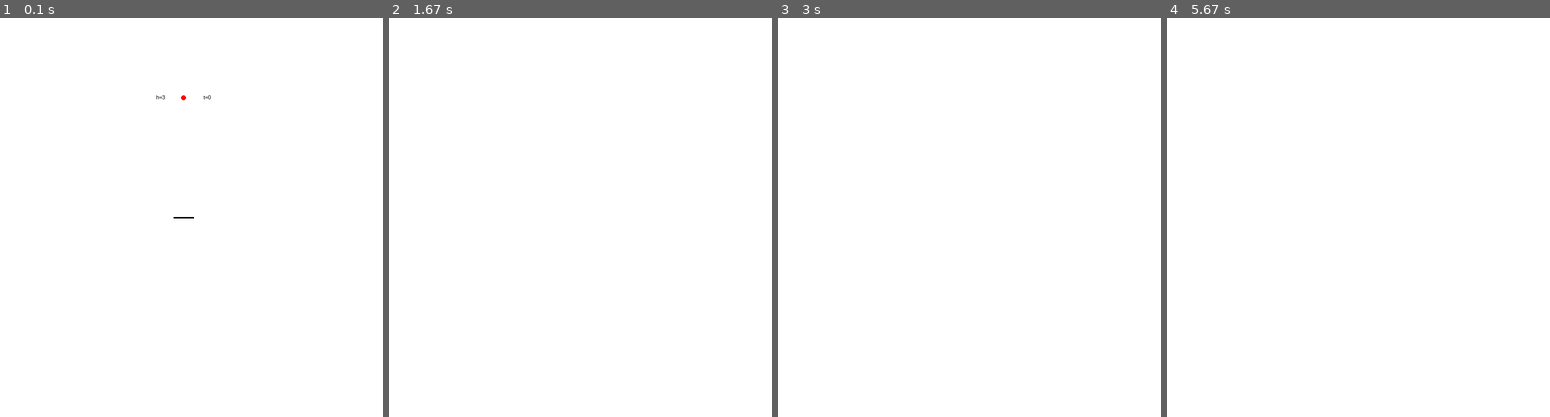
Above: before the commit, frames 1-4 (left to right).
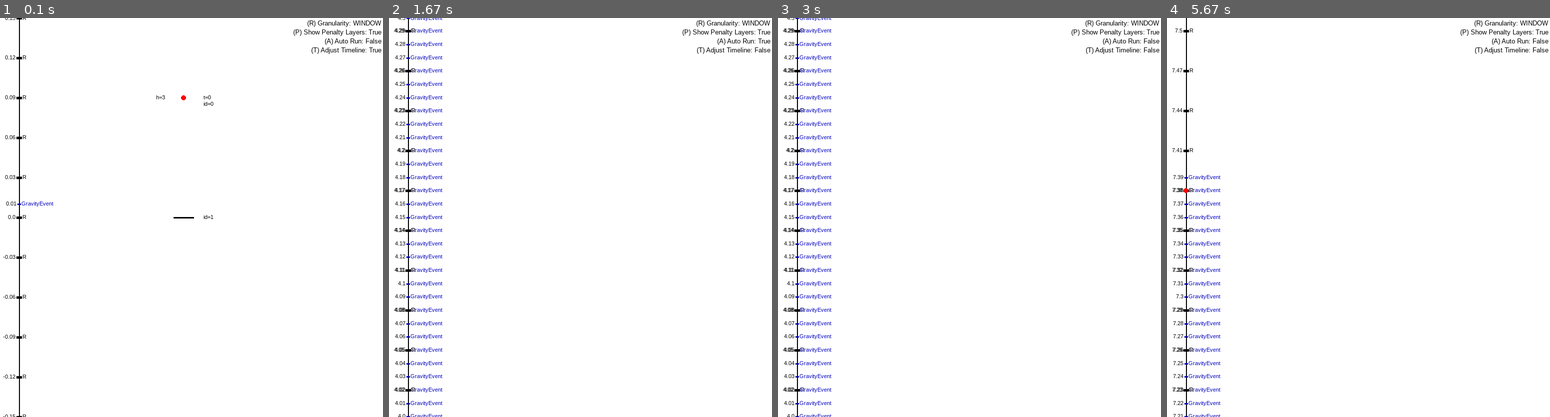
Above: after the commit, the same moments.

Repository: AlekseyPanas/GPUSPACM
Game: pygame game, started from OneDimensionalSPACM.py
Same seed, same stepped clock (60 frames per second), same inputs: the game is played once before the commit and once after it.
Inputs (mouse positions are in pixels of both pictures, inside the frame that each line leads up to):
- Up to frame 1 (0.1 s): no input
- Up to frame 2 (1.67 s): tap A at 0.33 s; press the mouse at (446, 313) at 0.7 s; move the mouse to (538, 193) at 0.8 s; release the mouse at (630, 77) at 0.93 s; tap Shift at 1 s; hold Right from 1.33 s (still down); tap T at 1.48 s
- Up to frame 3 (3 s): release Right at 1.8 s; hold A 2.33-2.97 s; hold Right 2.33-2.97 s
- Up to frame 4 (5.67 s): hold Right 3-3.63 s; tap T at 3.15, 4.82 s; hold Right 3.67-4.13 s; hold Right 4.17-4.63 s; hold Right 4.67-5.3 s; hold Right from 5.33 s (still down)

The runs differ from the first frame. In frame 1, 1.0% of the frame differs, in the area x 0-100%, y 0-100%; in frame 2, 2.5%; in frame 3, 2.5%, in the area x 1-100%, y 0-100%; in frame 4, 1.9%.

Commit message:
Add timeline view

Diff:
--- a/OneDimensionalSPACM.py
+++ b/OneDimensionalSPACM.py
@@ -90,11 +90,15 @@
 
 
 class Collidable:
+    next_id = 0
+
     def __init__(self, collision_stiffness: float, first_layer_thickness: float, x: float):
         self.r1 = collision_stiffness  # first penalty layer's collision stiffness
         self.n1 = first_layer_thickness
         self.init_x = x
         self.active_penalties: list[PenaltyEvent] = []
+        self.obj_id = Collidable.next_id
+        Collidable.next_id += 1
 
     def get_lth_thickness(self, l: int) -> float:
         return self.n1 * (l ** (-0.25))  # ACM paper section 4
@@ -170,6 +174,8 @@
                  penalty_timestep: float):
         assert len(particle_positions) == len(particle_velocities)
 
+        self.past_events: list[tuple[float, Event]] = []  # History for logging
+
         self.R = rollback_window_size
         self.penalty_timestep = penalty_timestep
 
@@ -213,6 +219,8 @@
                     pc.v = v1
 
                 heapq.heappush(self.eventQ, (te + e.h, e))  # Schedule next force event
+
+                self.past_events.append((te, e))  # Record processed event
 
                 yield YieldType.EVENT_FINISHED, self
 
@@ -336,21 +344,40 @@
                 yield YieldType.TIME_WINDOW_FINISHED, self
 
 
+@dataclass
+class Camera:
+    """
+    world_length_capture: the screen top to bottom captures this length in world space
+    world_center: The center of the screen maps to this world position
+    """
+    world_length_capture: float
+    world_center: float
+
+    def world_to_screen_space(self, screen_dim: float, world_pos: float):
+        """
+        Invert position to match pygame's screen space axes. Scales and positions based on camera
+
+        @param screen_dim: pygame screen height or width depending on which dimension you are plotting along
+        @param camera: camera object containing capture details
+        @param world_pos: world position of object
+        """
+        return (screen_dim / 2) - (((world_pos - self.world_center) / self.world_length_capture) * screen_dim)
+
+    def screen_to_world_space(self, screen_dim: float, screen_pos: float):
+        return self.world_center + ((((screen_dim / 2) - screen_pos) / screen_dim) * self.world_length_capture)
+
+
+def get_evenly_spaced_colors(num_colors: int):
+    return [tuple([int(val * 255) for val in colorsys.hsv_to_rgb(i * (359 / num_colors), 1, 1)] + [120])
+                  for i in range(num_colors)]  # Gets evenly spaced rainbow of colors for each penalty
+
+
 class PygameVisualizer:
-    @dataclass
-    class Camera:
-        """
-        world_length_capture: the screen top to bottom captures this length in world space
-        world_center: The center of the screen maps to this world position
-        """
-        world_length_capture: float
-        world_center: float
-
     def __init__(self, screen_size: tuple[int, int], sim: SPACM1DSim, zoom_multiplier: float = 1.1, movement_speed: float = 0.1):
         self.screen = pygame.display.set_mode(screen_size, pygame.DOUBLEBUF)
         self.clock = pygame.time.Clock()
         self.sim = sim
-        self.camera = PygameVisualizer.Camera(10, 0)
+        self.camera = Camera(10, 0)
         self.screen_size = screen_size
         self.move_speed = movement_speed
         self.zoom_mult = zoom_multiplier
@@ -359,42 +386,36 @@
         self.floor_line_thickness = 3
         self.penalty_line_thickness = 1
         self.font = pygame.font.SysFont("Arial", 11)
-
-    @staticmethod
-    def world_to_screen_space(screen_dim: float, camera: PygameVisualizer.Camera, world_pos: float):
-        """
-        Invert position to match pygame's screen space axes. Scales and positions based on camera
-
-        @param screen_dim: pygame screen height or width depending on which dimension you are plotting along
-        @param camera: camera object containing capture details
-        @param world_pos: world position of object
-        """
-        return (screen_dim / 2) - (((world_pos - camera.world_center) / camera.world_length_capture) * screen_dim)
+        self.settings_font = pygame.font.SysFont("Arial", 13)
+        self.timeline_renderer = TimelineVisualizer((self.screen_size[0] // 3, self.screen_size[1]), self.sim)
 
     def draw_wall(self, col: Collidable):
-        h = self.world_to_screen_space(self.screen_size[1], self.camera, col.get_latest_position())
+        h = self.camera.world_to_screen_space(self.screen_size[1], col.get_latest_position())
         center_x = self.screen_size[0] // 2
         pygame.draw.line(self.screen, (0, 0, 0), (center_x - self.floor_width, h), (center_x + self.floor_width, h), self.floor_line_thickness)
-
-    def draw_particle(self, snap: Snapshot):
+        text_name = self.font.render(f"id={col.obj_id}", True, (0, 0, 0))
+        self.screen.blit(text_name, (center_x + self.floor_width * 2, h - (text_name.get_height() / 2)))
+
+    def draw_particle(self, snap: Snapshot, particle_id: int):
         circle_pos = (self.screen_size[0] // 2,
-                            round(self.world_to_screen_space(self.screen_size[1], self.camera, snap.x)))
+                            round(self.camera.world_to_screen_space(self.screen_size[1], snap.x)))
         pygame.draw.circle(self.screen, (255, 0, 0), circle_pos, 5)
         text = self.font.render(f"t={round(snap.t, 3)}", True, (0, 0, 0))
         text_height = self.font.render(f"h={round(snap.x, 3)}", True, (0, 0, 0))
+        text_name = self.font.render(f"id={particle_id}", True, (0, 0, 0))
         self.screen.blit(text, (circle_pos[0] + self.floor_width * 2, circle_pos[1] - (text.get_height() / 2)))
+        self.screen.blit(text_name, (circle_pos[0] + self.floor_width * 2, circle_pos[1] + (text.get_height() / 2)))
         self.screen.blit(text_height, (circle_pos[0] - self.floor_width * 2 - text.get_width(), circle_pos[1] - (text.get_height() / 2)))
 
     def draw_penalties(self, col: Collidable):
         num_pen = len(col.active_penalties)
-        colors = [tuple([int(val * 255) for val in colorsys.hsv_to_rgb(i * (359 / num_pen), 1, 1)] + [120])
-                  for i in range(num_pen)]  # Gets evenly spaced rainbow of colors for each penalty
+        colors = get_evenly_spaced_colors(num_pen)  # Gets evenly spaced rainbow of colors for each penalty
 
         for i in range(num_pen):
             thickness = col.get_lth_thickness(col.active_penalties[i].layer)
-            top = self.world_to_screen_space(self.screen_size[1], self.camera, col.get_latest_position() + thickness)
-            ctr = self.world_to_screen_space(self.screen_size[1], self.camera, col.get_latest_position())
-            bot = self.world_to_screen_space(self.screen_size[1], self.camera, col.get_latest_position() - thickness)
+            top = self.camera.world_to_screen_space(self.screen_size[1], col.get_latest_position() + thickness)
+            ctr = self.camera.world_to_screen_space(self.screen_size[1], col.get_latest_position())
+            bot = self.camera.world_to_screen_space(self.screen_size[1], col.get_latest_position() - thickness)
 
             screen_ctr_x = self.screen_size[1] // 2
 
@@ -413,14 +434,19 @@
         dragging = None
         auto = False
         show_penalties = True
-        show_rollbacks = True
+        granularity = 0
+        is_dragging_timeline = False
+        do_adjust_timeline = True
 
         def step():
-            typ, _ = next(s)
             while True:
                 typ, _ = next(s)
-                if (typ == YieldType.TIME_WINDOW_FINISHED and not show_rollbacks) or \
-                        ((typ == YieldType.TIME_WINDOW_FINISHED or typ == YieldType.TIME_WINDOW_FINISHED_ROLLBACK) and show_rollbacks):
+                if (typ == YieldType.TIME_WINDOW_FINISHED and granularity == 0) or \
+                        ((typ == YieldType.TIME_WINDOW_FINISHED or typ == YieldType.TIME_WINDOW_FINISHED_ROLLBACK) and granularity == 1) or \
+                        (granularity == 2):
+                    # Auto adjust timeline to latest event
+                    if do_adjust_timeline:
+                        self.timeline_renderer.set_cam_world_center(self.sim.eventQ[0][0] - (self.timeline_renderer.cam.world_length_capture // 4))
                     break
 
         while running:
@@ -437,24 +463,39 @@
                     elif e.key == pygame.K_p:
                         show_penalties = not show_penalties
                     elif e.key == pygame.K_r:
-                        show_rollbacks = not show_rollbacks
+                        granularity = (granularity + 1) % 3
                     elif e.key == pygame.K_o:
                         for p in self.sim.particles:
                             plt.plot([s.x for s in p.previous_snapshots + p.current_snapshots])
                         plt.show()
+                    elif e.key == pygame.K_t:
+                        do_adjust_timeline = not do_adjust_timeline
 
                 elif e.type == pygame.MOUSEBUTTONDOWN:
                     if e.button == pygame.BUTTON_WHEELDOWN:
-                        self.camera.world_length_capture *= self.zoom_mult
+                        if pygame.key.get_pressed()[pygame.K_LSHIFT]:
+                            self.timeline_renderer.zoom(self.zoom_mult)
+                        else:
+                            self.camera.world_length_capture *= self.zoom_mult
                     elif e.button == pygame.BUTTON_WHEELUP:
-                        self.camera.world_length_capture /= self.zoom_mult
+                        if pygame.key.get_pressed()[pygame.K_LSHIFT]:
+                            self.timeline_renderer.zoom(1 / self.zoom_mult)
+                        else:
+                            self.camera.world_length_capture /= self.zoom_mult
 
                 elif e.type == pygame.QUIT:
                     running = False
 
             if pygame.mouse.get_pressed(3)[0]:
+                if dragging is None:
+                    is_dragging_timeline = pygame.key.get_pressed()[pygame.K_LSHIFT]
                 if dragging is not None:
-                    self.camera.world_center += ((pygame.mouse.get_pos()[1] - dragging) / self.screen_size[1]) * self.camera.world_length_capture
+                    drag_dist = pygame.mouse.get_pos()[1] - dragging
+                    if is_dragging_timeline:
+                        self.timeline_renderer.drag(drag_dist)
+
+                    else:
+                        self.camera.world_center += (drag_dist / self.screen_size[1]) * self.camera.world_length_capture
                 dragging = pygame.mouse.get_pos()[1]
 
             else:
@@ -470,13 +511,83 @@
                 for c in self.sim.collideables:
                     self.draw_penalties(c)
             for p in self.sim.particles:
-                self.draw_particle(p.current_snapshots[-1])
+                self.draw_particle(p.current_snapshots[-1], p.obj_id)
             for w in self.sim.walls:
                 self.draw_wall(w)
 
+            self.screen.blit(self.timeline_renderer.render(self.sim), (0, 0))
+
+            padding = 3
+            y = padding
+            event_granularities = {0: "WINDOW", 1: "ROLLBACK", 2: "EVENT"}
+            for text in (
+                self.settings_font.render(f"(R) Granularity: {event_granularities[granularity]}", True, (0, 0, 0)),
+                self.settings_font.render(f"(P) Show Penalty Layers: {show_penalties}", True, (0, 0, 0)),
+                self.settings_font.render(f"(A) Auto Run: {auto}", True, (0, 0, 0)),
+                self.settings_font.render(f"(T) Adjust Timeline: {do_adjust_timeline}", True, (0, 0, 0))
+            ):
+                self.screen.blit(text, (self.screen_size[0] - text.get_width() - padding, y))
+                y += text.get_height() + padding
+
             pygame.display.update()
 
             self.clock.tick(120)
+
+
+class TimelineVisualizer:
+    def __init__(self, timeline_surface_dims: tuple[int, int], sim: SPACM1DSim):
+        self.cam = Camera(sim.R * 10, 0)
+        self.dims = timeline_surface_dims
+        self.font = pygame.font.SysFont("Arial", 11)
+
+    def draw_tick(self, surf: pygame.Surface, screen_pos: tuple[int, int], width: int, thickness: int,
+                  color: tuple[int, int, int], label: str, t: float):
+        pygame.draw.line(surf, color, (screen_pos[0] - width / 2, screen_pos[1]),
+                         (screen_pos[0] + width / 2, screen_pos[1]), thickness)
+        text_label = self.font.render(label, True, color)
+        text_time = self.font.render(str(round(t, 3)), True, (0, 0, 0))
+        surf.blit(text_label, (screen_pos[0] + (width / 2) + 2,
+                               screen_pos[1] - (text_label.get_height() / 2)))
+        surf.blit(text_time, (screen_pos[0] - (width / 2) - 2 - text_time.get_width(),
+                              screen_pos[1] - (text_label.get_height() / 2)))
+
+    def zoom(self, multiplier: float):
+        self.cam.world_length_capture *= multiplier
+
+    def drag(self, screen_space_drag_dist: float):
+        self.cam.world_center += (screen_space_drag_dist / self.dims[1]) * self.cam.world_length_capture
+
+    def set_cam_world_center(self, world_center: float):
+        self.cam.world_center = world_center
+
+    def render(self, sim: SPACM1DSim) -> pygame.Surface:
+        window_size = sim.R
+        left_padding = 0
+        tick_max_width = 10
+        tick_pos = int(left_padding + (self.font.get_height() * 5) + (tick_max_width / 2))
+
+        surf = pygame.Surface(self.dims, pygame.SRCALPHA, 32)
+        pygame.draw.line(surf, (0, 0, 0), (tick_pos, 0), (tick_pos, self.dims[1]), 2)
+
+        for t, e in sim.past_events + sim.eventQ:
+            pos = self.cam.world_to_screen_space(self.dims[1], t)
+            if 0 <= pos <= self.dims[1]:
+                if isinstance(e, PenaltyEvent):
+                    self.draw_tick(surf, (tick_pos, int(self.cam.world_to_screen_space(self.dims[1], t))),
+                                   int(tick_max_width // 1.5), 3, (190, 0, 0), f"Pen:L{e.layer}:I{e.owner.obj_id}", t)
+                else:
+                    self.draw_tick(surf, (tick_pos, int(self.cam.world_to_screen_space(self.dims[1], t))),
+                                   int(tick_max_width // 1.5), 3, (0, 0, 190), f"{type(e).__name__}", t)
+
+        for i in range(int(self.cam.screen_to_world_space(self.dims[1], self.dims[1]) // window_size),
+                       int(self.cam.screen_to_world_space(self.dims[1], 0) // window_size) + 1):
+            self.draw_tick(surf, (tick_pos, int(self.cam.world_to_screen_space(self.dims[1], i * window_size))),
+                           tick_max_width, 5, (0, 0, 0), "R", i * window_size)
+
+        if len(sim.past_events):
+            pygame.draw.circle(surf, (255, 0, 0), (tick_pos, self.cam.world_to_screen_space(self.dims[1], sim.past_events[-1][0])), 5)
+
+        return surf
 
 
 if __name__ == "__main__":
